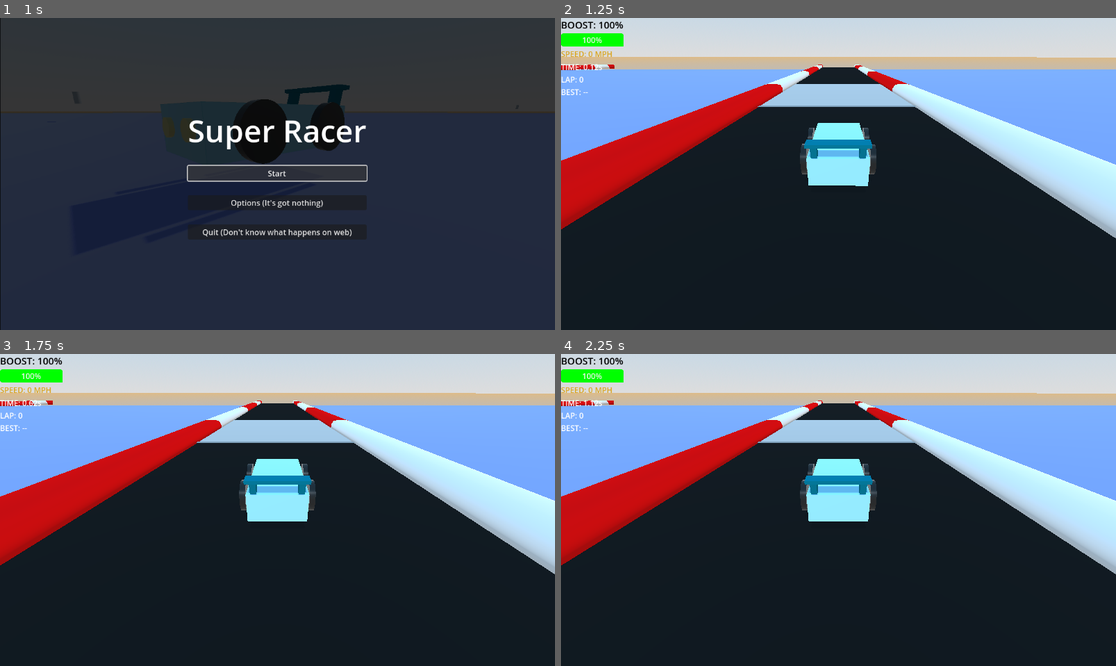
Above: before the commit, frames 1-4 (two rows, left to right).
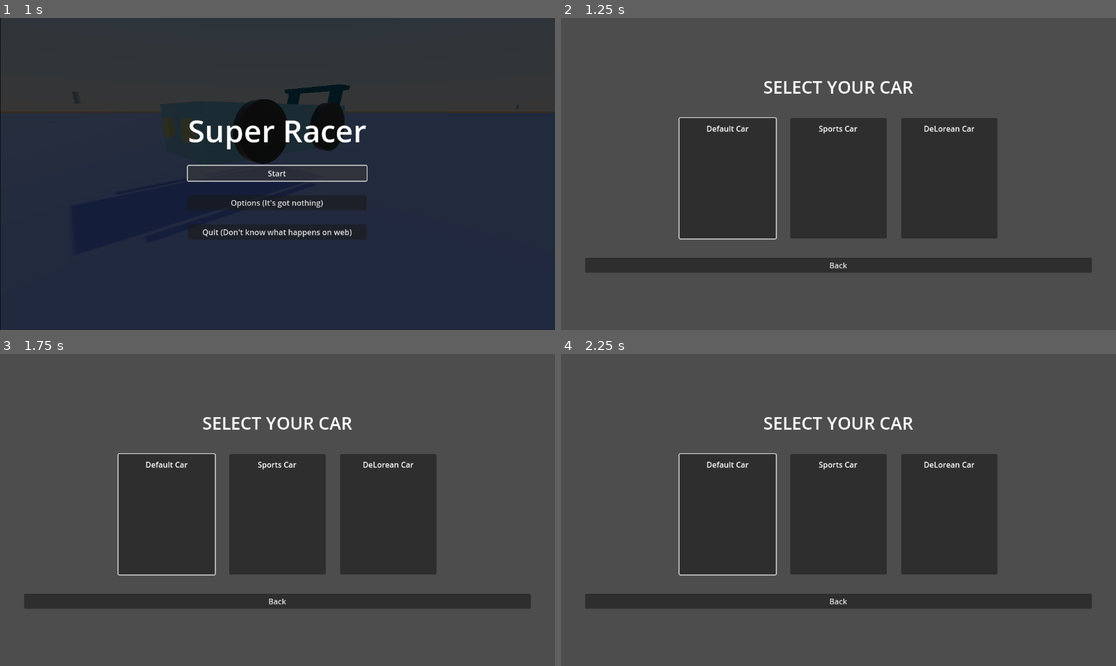
Above: after the commit, the same moments.

Repository: SirWadles/Super-Racer
Game: Godot game, scene res://scenes/main_menu.tscn
Two runs of this game, one before a commit and one after it. Both use one fixed random seed, a clock stepped at 60 frames per second and the inputs below. Sound files missing from this copy of the repository are replaced by a short silence.
Inputs (mouse positions are in pixels of both pictures, inside the frame that each line leads up to):
- Up to frame 1 (1 s): click "Start" at 0.5 s
- Up to frame 2 (1.25 s): no input
- Up to frame 3 (1.75 s): click (166, 513) at 1.27 s
- Up to frame 4 (2.25 s): click (838, 513) at 2.02 s

Frame 1 is identical in both runs. In frame 2, 100% of the frame differs, in the area x 0-100%, y 0-100%; in frame 3, 100%; in frame 4, 100%.

Commit message:
Car Selection (WIP)
Forgot to do this for a bit. Making a selection scene so I can have the player chose different cars to drive in.

Diff:
--- a/scenes/car_selection.tscn
+++ b/scenes/car_selection.tscn
@@ -19,28 +19,36 @@
 theme_override_constants/separation = 40
 alignment = 1
 
-[node name="CarOption1" type="Button" parent="MarginContainer/VBoxContainer"]
+[node name="TitleLabel" type="Label" parent="MarginContainer/VBoxContainer"]
+layout_mode = 2
+text = "SELECT YOUR CAR"
+horizontal_alignment = 1
+
+[node name="HBoxContainer" type="HBoxContainer" parent="MarginContainer/VBoxContainer"]
 layout_mode = 2
 
-[node name="CarPreview" type="TextureRect" parent="MarginContainer/VBoxContainer/CarOption1"]
+[node name="CarOption1" type="Button" parent="MarginContainer/VBoxContainer/HBoxContainer"]
+layout_mode = 2
+
+[node name="CarPreview" type="TextureRect" parent="MarginContainer/VBoxContainer/HBoxContainer/CarOption1"]
 layout_mode = 0
 offset_right = 40.0
 offset_bottom = 40.0
 texture = ExtResource("1_2y548")
 
-[node name="CarOption2" type="Button" parent="MarginContainer/VBoxContainer"]
+[node name="CarOption2" type="Button" parent="MarginContainer/VBoxContainer/HBoxContainer"]
 layout_mode = 2
 
-[node name="CarPreview" type="TextureRect" parent="MarginContainer/VBoxContainer/CarOption2"]
+[node name="CarPreview" type="TextureRect" parent="MarginContainer/VBoxContainer/HBoxContainer/CarOption2"]
 layout_mode = 0
 offset_right = 40.0
 offset_bottom = 40.0
 texture = ExtResource("2_ji71v")
 
-[node name="CarOption3" type="Button" parent="MarginContainer/VBoxContainer"]
+[node name="CarOption3" type="Button" parent="MarginContainer/VBoxContainer/HBoxContainer"]
 layout_mode = 2
 
-[node name="CarPreview" type="TextureRect" parent="MarginContainer/VBoxContainer/CarOption3"]
+[node name="CarPreview" type="TextureRect" parent="MarginContainer/VBoxContainer/HBoxContainer/CarOption3"]
 layout_mode = 0
 offset_right = 40.0
 offset_bottom = 40.0
--- a/scripts/car_selection.gd
+++ b/scripts/car_selection.gd
@@ -1 +1,118 @@
 extends CanvasLayer
+
+@onready var margin_container = $MarginContainer
+@onready var vbox_container = $MarginContainer/VBoxContainer
+@onready var hbox_container = $MarginContainer/VBoxContainer/HBoxContainer
+@onready var title_label = $MarginContainer/VBoxContainer/TitleLabel
+@onready var back_button = $MarginContainer/VBoxContainer/BackButton
+
+var car_options = [
+	{
+		"name": "Default Car",
+		"scene": "res://scenes/car.tscn",
+		"texture": "res://assets/car_1.png"
+	},
+	{
+		"name": "Sports Car",
+		"scene": "res://scenes/car.tscn",
+		"texture": "res://assets/car_1.png"
+	},
+	{
+		"name": "DeLorean Car",
+		"scene": "res://scenes/car.tscn",
+		"texture": "res://assets/car_teaser.png"
+	}
+]
+
+func _ready():
+	format_layout()
+	setup_car_options()
+	setup_navigation()
+
+	back_button.pressed.connect(_on_back_button_pressed)
+
+func format_layout():
+	margin_container.add_theme_constant_override("margin_top", 50)
+	margin_container.add_theme_constant_override("margin_bottom", 50)
+	margin_container.add_theme_constant_override("margin_left", 50)
+	margin_container.add_theme_constant_override("margin_right", 50)
+
+	vbox_container.alignment = BoxContainer.ALIGNMENT_CENTER
+	vbox_container.add_theme_constant_override("separation", 40)
+
+	hbox_container.alignment = BoxContainer.ALIGNMENT_CENTER
+	hbox_container.add_theme_constant_override("separation", 30)
+
+	title_label.horizontal_alignment = HORIZONTAL_ALIGNMENT_CENTER
+	title_label.add_theme_font_size_override("font_size", 36)
+	title_label.add_theme_color_override("font_color", Color.WHITE)
+	title_label.text = "SELECT YOUR CAR"
+
+func setup_car_options():
+	for i in range(hbox_container.get_child_count()):
+		var button = hbox_container.get_child(i)
+		if button is Button and i < car_options.size():
+			var car_data = car_options[i]
+			format_car_button_with_image(button, car_data["name"],car_data["texture"])
+			button.pressed.connect(_on_car_button_pressed.bind(car_data["scene"]))
+
+func format_car_button_with_image(button: Button, car_name: String, texture_path: String):
+	button.custom_minimum_size = Vector2(200, 250)
+	button.add_theme_font_size_override("font_size", 18)
+	button.add_theme_color_override("font_color", Color.WHITE)
+	for child in button.get_children():
+		child.queue_free()
+	var vbox = VBoxContainer.new()
+	vbox.alignment = BoxContainer.ALIGNMENT_CENTER
+	vbox.size_flags_vertical = Control.SIZE_EXPAND_FILL
+	button.add_child(vbox)
+	var label = Label.new()
+	label.text = car_name
+	label.horizontal_alignment = HORIZONTAL_ALIGNMENT_CENTER
+	label.vertical_alignment = VERTICAL_ALIGNMENT_CENTER
+	vbox.add_child(label)
+	var image_container = Control.new()
+	image_container.custom_minimum_size = Vector2(180, 180)
+	image_container.size_flags_vertical = Control.SIZE_EXPAND_FILL
+	image_container.size_flags_horizontal = Control.SIZE_EXPAND_FILL
+	vbox.add_child(image_container)
+	var texture_rect = TextureRect.new()
+	texture_rect.expand_mode = TextureRect.EXPAND_FIT_WIDTH_PROPORTIONAL
+	texture_rect.stretch_mode = TextureRect.STRETCH_KEEP_ASPECT_CENTERED
+	texture_rect.size_flags_vertical = Control.SIZE_EXPAND_FILL
+	texture_rect.size_flags_horizontal = Control.SIZE_EXPAND_FILL
+	if ResourceLoader.exists(texture_path):
+		texture_rect.texture = load(texture_path)
+	else:
+		texture_rect.modulate = Color(0.5, 0.5, 0.8)
+		texture_rect.texture = create_fallback_texture()
+	image_container.add_child(texture_rect)
+	vbox.add_theme_constant_override("separation", 10)
+	var margin_container = MarginContainer.new()
+	margin_container.add_theme_constant_override("margin_top", 10)
+	margin_container.add_theme_constant_override("margin_bottom", 10)
+	margin_container.add_theme_constant_override("margin_left", 10)
+	margin_container.add_theme_constant_override("margin_right", 10)
+	button.remove_child(vbox)
+	margin_container.add_child(vbox)
+	button.add_child(margin_container)
+
+func create_fallback_texture() -> ImageTexture:
+	var image = Image.create(64, 64, false, Image.FORMAT_RGBA8)
+	image.fill(Color(0.5, 0.5, 0.8, 1.0))
+	return ImageTexture.create_from_image(image)
+
+func setup_navigation():
+	if hbox_container.get_child_count() > 0:
+		hbox_container.get_child(0).grab_focus()
+
+func _on_car_button_pressed(car_scene_path):
+	Global.selected_car_path = car_scene_path
+	get_tree().change_scene_to_file("res://scenes/main.tscn")
+
+func _on_back_button_pressed():
+	get_tree().change_scene_to_file("res://scenes/main_menu.tscn")
+
+func _input(event):
+	if event.is_action_pressed("ui_cancel"):
+		_on_back_button_pressed()
--- a/scripts/main_menu.gd
+++ b/scripts/main_menu.gd
@@ -30,7 +30,7 @@
 	print("Starting game...")
 	var sound_played = play_random_button_sound()
 	await sound_played.finished
-	get_tree().change_scene_to_file("res://scenes/main.tscn")
+	get_tree().change_scene_to_file("res://scenes/car_selection.tscn")
 
 func _on_options_button_pressed():
 	print("Options Button Pressed")
